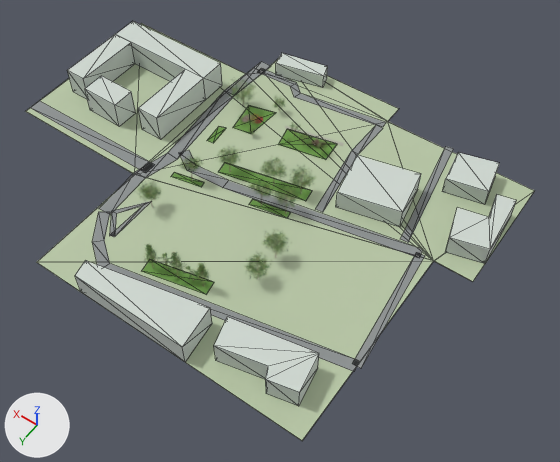
The glTF model web/public/map-review/runtime/landscape-medium.glb, before and after one commit.
Rendered twice from a 50 mm lens placed at (-116.4, 126.9, 208.8), pointed at (-18.3, -10.4, -6.9). Every picture has the same lights, and +X, +Y and +Z are marked at lower left. The first picture is the older version. Mesh edges are drawn as thin lines on the coarser meshes. Where no turn or scale is listed for an object, it has been applied to the vertices.

In view in the first picture: '44 邻楼简模', '45 邻楼简模', '47 邻楼简模', '48 邻楼简模', '50 邻楼简模', '52 邻楼简模', '56 邻楼简模', 'detail 周边Tree叶片0', 'detail 周边Tree叶片1', 'detail 沥青道路', 'garden 庭院草坪', 'ground 地图绿地' and 8 more.
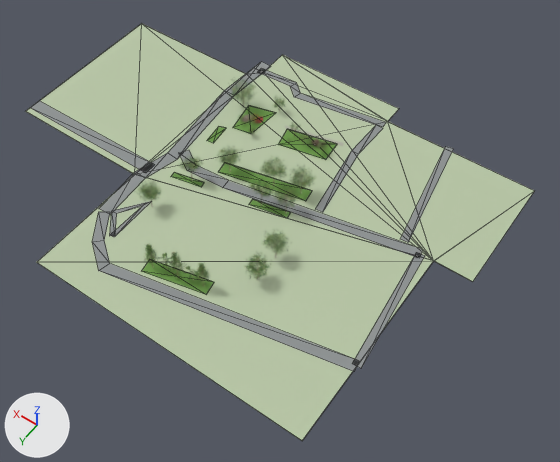
Patch to the scene script:
```diff
--- a/web/public/map-review/runtime/landscape-medium.glb.py
+++ b/web/public/map-review/runtime/landscape-medium.glb.py
@@ ob_44_邻楼简模 @@
-ob_44_邻楼简模 = bpy.data.objects.new('44 邻楼简模', me_44_邻楼简模)
-ob_44_邻楼简模.location = (-47.5, 37.7, 4.5)
@@ ob_45_邻楼简模 @@
-ob_45_邻楼简模 = bpy.data.objects.new('45 邻楼简模', me_45_邻楼简模)
-ob_45_邻楼简模.location = (-4.8, 43.7, 4.5)
@@ ob_47_邻楼简模 @@
-ob_47_邻楼简模 = bpy.data.objects.new('47 邻楼简模', me_47_邻楼简模)
-ob_47_邻楼简模.location = (-76.1, -44.4, 4.0)
@@ ob_48_邻楼简模 @@
-ob_48_邻楼简模 = bpy.data.objects.new('48 邻楼简模', me_48_邻楼简模)
-ob_48_邻楼简模.location = (-64.3, -62.6, 3.5)
@@ ob_50_邻楼简模 @@
-ob_50_邻楼简模 = bpy.data.objects.new('50 邻楼简模', me_50_邻楼简模)
-ob_50_邻楼简模.location = (-40.6, -37.9, 4.0)
@@ ob_52_邻楼简模 @@
-ob_52_邻楼简模 = bpy.data.objects.new('52 邻楼简模', me_52_邻楼简模)
-ob_52_邻楼简模.location = (17.5, -75.4, 3.0)
@@ ob_56_邻楼简模 @@
-ob_56_邻楼简模 = bpy.data.objects.new('56 邻楼简模', me_56_邻楼简模)
-ob_56_邻楼简模.location = (63.1, -32.2, 5.5)
```

Changed parts and their boxes (x1, y1, x2, y2) in the pictures (560 x 462 px):
'56 邻楼简模', deleted: before (67, 21, 222, 140)
'45 邻楼简模', deleted: before (75, 260, 212, 362)
'44 邻楼简模', deleted: before (214, 317, 319, 406)
'50 邻楼简模', deleted: before (336, 155, 421, 227)
'47 邻楼简模', deleted: before (445, 194, 517, 264)
'48 邻楼简模', deleted: before (442, 152, 499, 205)
'52 邻楼简模', deleted: before (276, 53, 328, 88)
